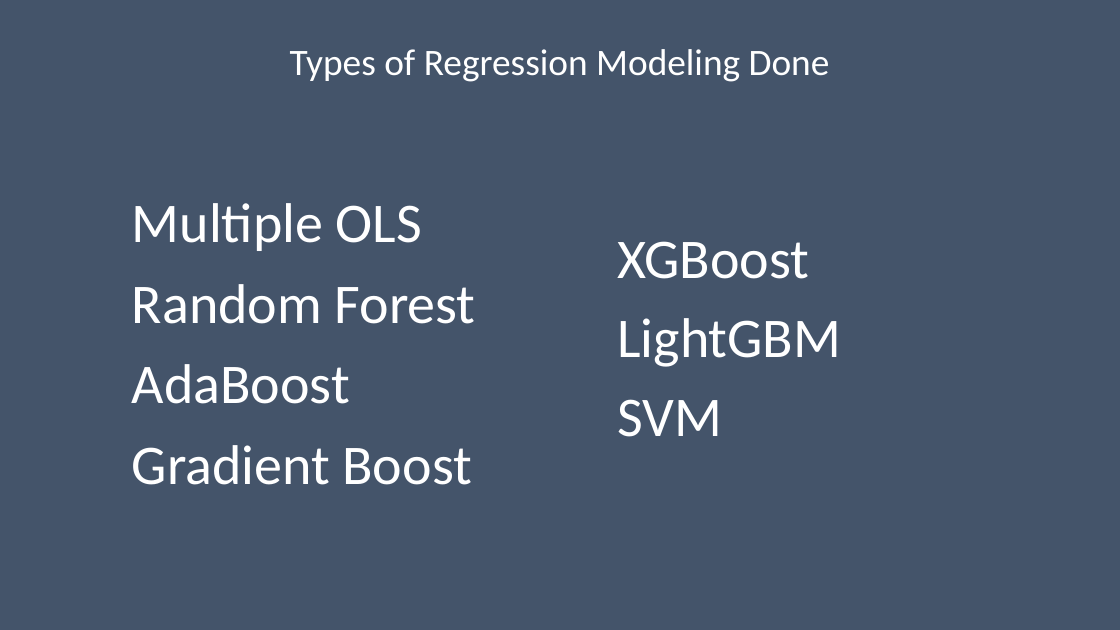
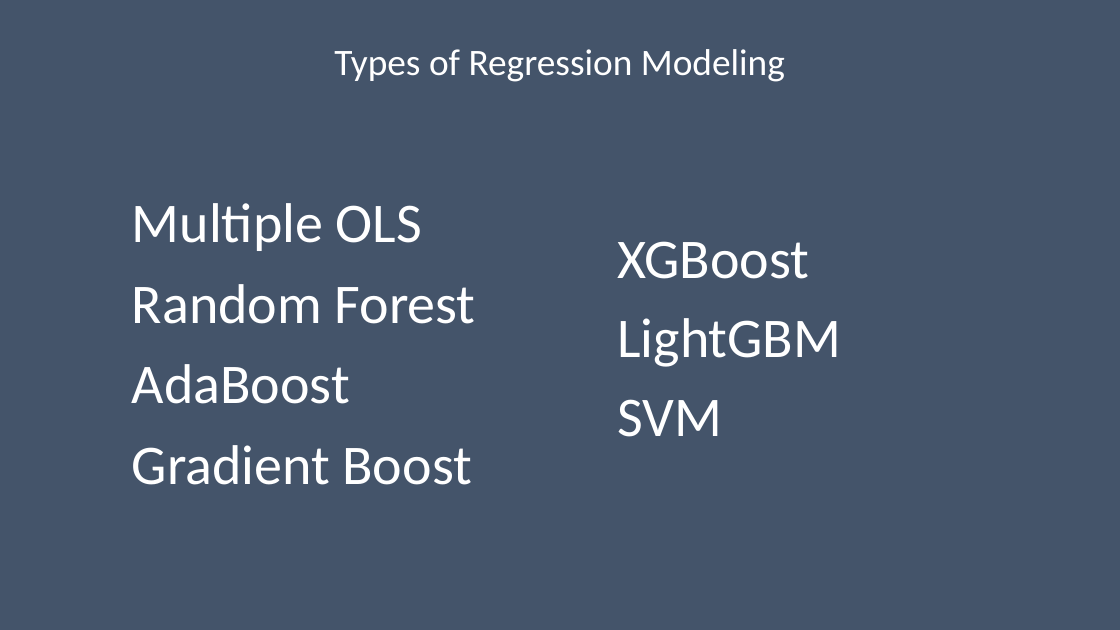
Before and after one commit to keb101/Image-Classification-Indian-Clothing, a slide deck: slide 6 of Capstone_Two/reports/Capstone_Two_Slides.pptx. Drawn at 1120x630 pixels with LibreOffice and Linux fonts; fonts in the diff are those of the drawing. Boxes give left, top, right and bottom in pixels: in the first picture for what was removed or moved away, otherwise in the second. Text is boxed around its words. In the diff, an @@ line names an element or a change of style, - is before the commit and + after.

```diff
--- a/Capstone_Two/reports/Capstone_Two_Slides.pptx
+++ b/Capstone_Two/reports/Capstone_Two_Slides.pptx
@@ title at bbox=[334, 49, 785, 82]: text changed @@
-Types of Regression Modeling Done
+Types of Regression Modeling
```
Also in this commit, not shown: 4 other slides changed, 1 slide removed.
